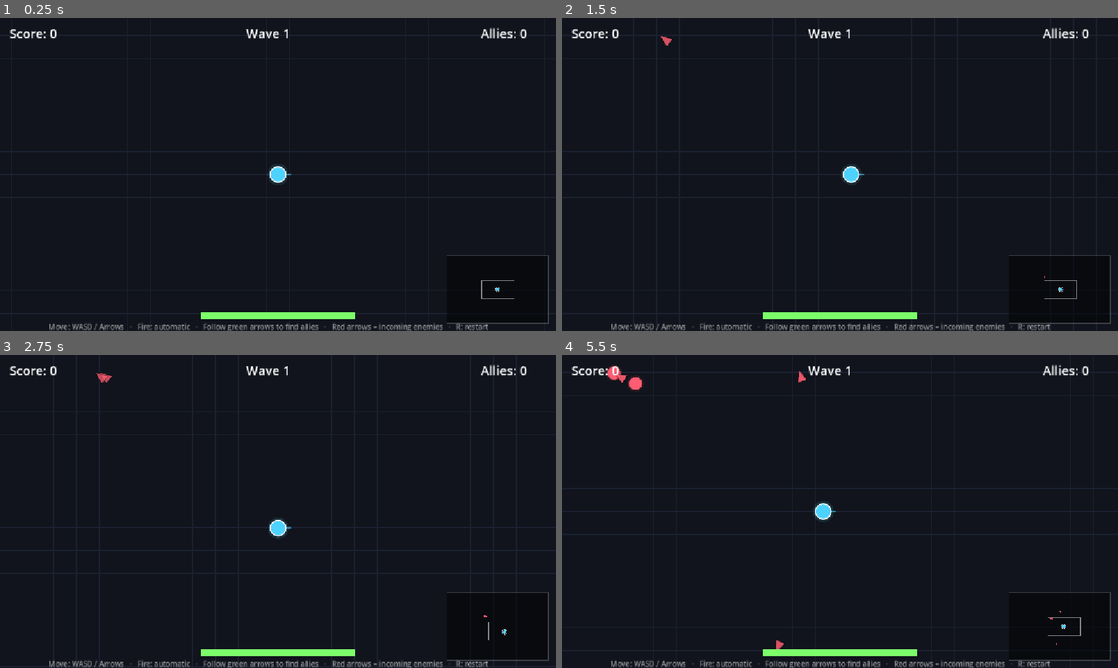
Above: before the commit, frames 1-4 (two rows, left to right).
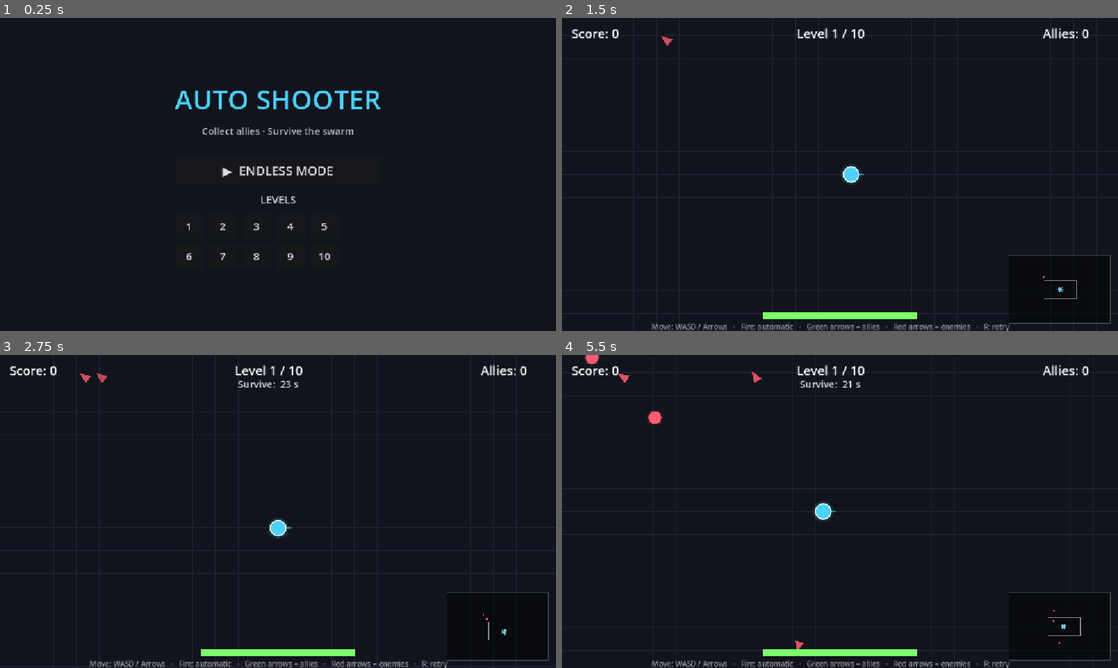
Above: after the commit, the same moments.

Repository: FaizHabibKhan/autoshooter
Game: Godot game, scene res://scenes/Menu.tscn
Same seed, same stepped clock (60 frames per second), same inputs: the game is played once before the commit and once after it. Before the commit the project starts from res://scenes/Main.tscn.
Inputs (mouse positions are in pixels of both pictures, inside the frame that each line leads up to):
- Up to frame 1 (0.25 s): no input
- Up to frame 2 (1.5 s): click (751, 227) at 0.5 s, where only the run after the commit has a clickable "1"; tap Enter at 1.25, 1.35 s; hold D (move_right) from 1.28 s (still down)
- Up to frame 3 (2.75 s): tap Space at 1.52, 1.55, 1.82, 2.1, 2.27, 2.57 s; release D (move_right) at 2.03 s; hold S (move_down) from 2.03 s (still down); tap Enter at 2.3 s
- Up to frame 4 (5.5 s): release S (move_down) at 2.78 s; hold D (move_right) 2.78-3.53 s; tap Enter at 2.85, 3.6, 5.1 s; tap Space at 3.05, 3.77, 4.07, 4.35, 4.52, 4.82, 5.27 s; hold W (move_up) 3.53-4.28 s; hold A (move_left) from 4.28 s (still down); tap R (restart) at 4.9 s

The runs differ from the first frame. In frame 1, 4.2% of the frame differs, in the area x 1-99%, y 3-100%; in frame 2, 1.1%; in frame 3, 1.2%; in frame 4, 1.7%.

Commit message:
Add Endless/Levels modes, start menu, and enemy/ally caps

Diff:
--- a/project.godot
+++ b/project.godot
@@ -16,7 +16,7 @@
 
 config/name="Auto Shooter"
 config/description="Top-down auto-shooter with collectible allies."
-run/main_scene="res://scenes/Main.tscn"
+run/main_scene="res://scenes/Menu.tscn"
 config/features=PackedStringArray("4.7")
 config/icon="res://icon.svg"
 
--- /dev/null
+++ b/scenes/Menu.tscn
@@ -0,0 +1,8 @@
+[gd_scene load_steps=2 format=3]
+
+[ext_resource type="Script" path="res://scripts/menu.gd" id="1"]
+
+[node name="Menu" type="Control"]
+layout_mode = 3
+anchors_preset = 15
+script = ExtResource("1")
--- a/scripts/ally.gd
+++ b/scripts/ally.gd
@@ -45,6 +45,9 @@
 	queue_redraw()
 
 func _collect() -> void:
+	# Safety net for the ally cap (spawner also stops spawning at the cap).
+	if get_tree().get_nodes_in_group("allies").size() >= Config.ALLY_MAX:
+		return
 	state = AllyState.FOLLOWING
 	body_color = Config.COL_ALLY
 	remove_from_group("pickups")
--- a/scripts/config.gd
+++ b/scripts/config.gd
@@ -56,7 +56,7 @@
 const ALLY_FOLLOW_DISTANCE := 46.0      # radius of the ring formation
 const ALLY_FOLLOW_SPEED := 380.0
 const ALLY_FOLLOW_STIFFNESS := 9.0      # how eagerly allies snap to formation
-const ALLY_MAX := 12                    # formation slots before it just stacks
+const ALLY_MAX := 10                    # hard cap on collected allies (perf + balance)
 
 # --- Enemies -----------------------------------------------------------------
 const ENEMY_RADIUS := 14.0
@@ -68,6 +68,8 @@
 const ENEMY_ATTACK_COOLDOWN := 0.6
 const ENEMY_SEPARATION := 26.0          # personal space to avoid perfect stacking
 const ENEMY_TOUCH_SCORE := 10
+const ENEMY_MAX_ALIVE := 60             # hard cap on concurrent enemies (keeps big
+                                        # stages smooth; bump to 75 for denser swarms)
 
 # --- Waves / spawning --------------------------------------------------------
 const WAVE_DURATION := 18.0             # seconds per wave
@@ -98,6 +100,48 @@
 func enemies_per_spawn(wave: int) -> int:
 	return ENEMIES_PER_SPAWN_START + int(float(wave - 1) / 3.0)
 
+# --- Level mode --------------------------------------------------------------
+# 10 hand-tuned levels. Each is a "survive N seconds" objective with rising
+# difficulty. Multipliers scale the base enemy stats/spawn rate. Add more
+# dictionaries here to add levels — everything else adapts automatically.
+#   survive : seconds to survive to clear the level
+#   hp/spd  : enemy health / speed multiplier
+#   rate    : spawn-frequency multiplier (higher = enemies appear faster)
+#   burst   : extra enemies added to each spawn
+const LEVELS := [
+	{"survive": 25.0, "hp": 0.9,  "spd": 0.95, "rate": 1.0, "burst": 0},
+	{"survive": 30.0, "hp": 1.0,  "spd": 1.0,  "rate": 1.1, "burst": 0},
+	{"survive": 35.0, "hp": 1.15, "spd": 1.05, "rate": 1.25, "burst": 1},
+	{"survive": 40.0, "hp": 1.3,  "spd": 1.1,  "rate": 1.4, "burst": 1},
+	{"survive": 45.0, "hp": 1.5,  "spd": 1.15, "rate": 1.6, "burst": 1},
+	{"survive": 50.0, "hp": 1.7,  "spd": 1.2,  "rate": 1.8, "burst": 2},
+	{"survive": 55.0, "hp": 1.95, "spd": 1.28, "rate": 2.0, "burst": 2},
+	{"survive": 60.0, "hp": 2.2,  "spd": 1.35, "rate": 2.25, "burst": 3},
+	{"survive": 70.0, "hp": 2.6,  "spd": 1.45, "rate": 2.5, "burst": 3},
+	{"survive": 80.0, "hp": 3.0,  "spd": 1.55, "rate": 2.8, "burst": 4},
+]
+
+func level_count() -> int:
+	return LEVELS.size()
+
+func level_data(level: int) -> Dictionary:
+	return LEVELS[clampi(level - 1, 0, LEVELS.size() - 1)]
+
+func level_enemy_health(level: int) -> float:
+	return ENEMY_BASE_HP * float(level_data(level)["hp"])
+
+func level_enemy_speed(level: int) -> float:
+	return ENEMY_BASE_SPEED * float(level_data(level)["spd"])
+
+func level_spawn_interval(level: int) -> float:
+	return maxf(SPAWN_INTERVAL_MIN, SPAWN_INTERVAL_START / float(level_data(level)["rate"]))
+
+func level_enemies_per_spawn(level: int) -> int:
+	return ENEMIES_PER_SPAWN_START + int(level_data(level)["burst"])
+
+func level_survive_time(level: int) -> float:
+	return float(level_data(level)["survive"])
+
 # --- Palette (kept central so re-skinning is one edit) -----------------------
 const COL_PLAYER := Color("4dd2ff")
 const COL_ALLY := Color("7CFF6B")
--- a/scripts/enemy.gd
+++ b/scripts/enemy.gd
@@ -17,8 +17,8 @@
 
 func _ready() -> void:
 	add_to_group("enemies")
-	hp = Config.enemy_health(wave)
-	speed = Config.enemy_speed(wave)
+	# hp / speed / score_value are set by the spawner before add_child (per mode
+	# and difficulty), so _ready no longer computes them.
 
 	# On the ENEMY layer (so bullets can find it); masks nothing so it never
 	# gets physically blocked — the swarm feel comes from manual separation.
--- a/scripts/event_bus.gd
+++ b/scripts/event_bus.gd
@@ -20,7 +20,10 @@
 # Meta / HUD
 signal score_changed(score: int)
 signal wave_changed(wave: int)
+signal objective_changed(text: String)          # level-mode objective (e.g. countdown)
 signal game_over(final_score: int, waves_survived: int)
+signal level_completed(level: int, final_score: int)
+signal game_won(final_score: int)
 signal game_restarted
 
 # Juice hooks (FX layer listens to these)
--- a/scripts/game_manager.gd
+++ b/scripts/game_manager.gd
@@ -1,24 +1,33 @@
 # =============================================================================
 #  GameManager.gd  (Autoload singleton)
-#  Holds run state: score, wave, ally count, alive/dead. Owns start/restart.
-#  Keeps no node references beyond what it needs — Main wires the scene.
+#  Owns run state (score, wave/level, ally count) and the two game modes:
+#  ENDLESS (infinite scaling) and LEVELS (10 survive-the-timer stages).
+#  Also owns scene transitions between the menu and the game.
 # =============================================================================
 extends Node
 
-enum State { PLAYING, GAME_OVER }
+enum State { PLAYING, GAME_OVER, LEVEL_CLEARED, WON }
+enum Mode { ENDLESS, LEVELS }
+
+const GAME_SCENE := "res://scenes/Main.tscn"
+const MENU_SCENE := "res://scenes/Menu.tscn"
 
 var state: State = State.PLAYING
+var mode: Mode = Mode.ENDLESS
+var level: int = 1
+
 var score: int = 0
 var wave: int = 1
 var ally_count: int = 0
 var waves_survived: int = 0
 
 func _ready() -> void:
-	# React to gameplay events and keep the canonical state.
 	EventBus.enemy_killed.connect(_on_enemy_killed)
 	EventBus.ally_collected.connect(_on_ally_collected)
 	EventBus.player_died.connect(_on_player_died)
 
+# --- run lifecycle -----------------------------------------------------------
+# Called by Main._ready() every time the game scene loads.
 func reset_run() -> void:
 	state = State.PLAYING
 	score = 0
@@ -28,6 +37,32 @@
 	EventBus.score_changed.emit(score)
 	EventBus.wave_changed.emit(wave)
 
+func start_endless() -> void:
+	mode = Mode.ENDLESS
+	level = 1
+	_change(GAME_SCENE)
+
+func start_level(n: int) -> void:
+	mode = Mode.LEVELS
+	level = clampi(n, 1, Config.level_count())
+	_change(GAME_SCENE)
+
+func retry() -> void:
+	_change(GAME_SCENE)
+
+func next_level() -> void:
+	if mode == Mode.LEVELS and level < Config.level_count():
+		level += 1
+	_change(GAME_SCENE)
+
+func go_to_menu() -> void:
+	_change(MENU_SCENE)
+
+func _change(path: String) -> void:
+	EventBus.game_restarted.emit()
+	get_tree().change_scene_to_file(path)
+
+# --- scoring / wave ----------------------------------------------------------
 func add_score(amount: int) -> void:
 	score += amount
 	EventBus.score_changed.emit(score)
@@ -42,7 +77,19 @@
 func is_playing() -> bool:
 	return state == State.PLAYING
 
-# --- Signal handlers ---------------------------------------------------------
+# --- outcomes ----------------------------------------------------------------
+# Called by the spawner when a level's survive-timer runs out.
+func complete_level() -> void:
+	if state != State.PLAYING:
+		return
+	if level >= Config.level_count():
+		state = State.WON
+		EventBus.game_won.emit(score)
+	else:
+		state = State.LEVEL_CLEARED
+		EventBus.level_completed.emit(level, score)
+
+# --- signal handlers ---------------------------------------------------------
 func _on_enemy_killed(_pos: Vector2, score_value: int) -> void:
 	add_score(score_value)
 
@@ -50,13 +97,8 @@
 	ally_count = total
 
 func _on_player_died() -> void:
-	if state == State.GAME_OVER:
+	if state != State.PLAYING:
 		return
 	state = State.GAME_OVER
 	waves_survived = max(waves_survived, wave)
 	EventBus.game_over.emit(score, waves_survived)
-
-func restart() -> void:
-	reset_run()
-	EventBus.game_restarted.emit()
-	get_tree().reload_current_scene()
--- a/scripts/hud.gd
+++ b/scripts/hud.gd
@@ -1,14 +1,23 @@
 # =============================================================================
-#  hud.gd  —  all on-screen UI, built in code (no fragile .tscn wiring).
-#  Reads purely from EventBus so it stays decoupled from gameplay nodes.
+#  hud.gd  —  all on-screen UI, built in code. Adapts to the active mode
+#  (Endless shows Wave; Levels shows Level + survive countdown) and shows a
+#  result overlay with buttons on game over / level clear / win.
 # =============================================================================
 extends CanvasLayer
 
 var _score_label: Label
-var _wave_label: Label
+var _status_label: Label      # "Wave N" (endless) or "Level N" (levels)
+var _objective_label: Label   # level countdown; empty in endless
 var _ally_label: Label
 var _hp_fill: ColorRect
-var _gameover: Control
+
+# Result overlay
+var _overlay: Control
+var _title: Label
+var _subtitle: Label
+var _btn_next: Button
+var _btn_retry: Button
+var _btn_menu: Button
 
 const BAR_W := 320.0
 const BAR_H := 16.0
@@ -20,42 +29,75 @@
 	_score_label = _make_label(Vector2(20, 14), w, HORIZONTAL_ALIGNMENT_LEFT, 26)
 	_score_label.text = "Score: 0"
 
-	_wave_label = _make_label(Vector2(0, 14), w, HORIZONTAL_ALIGNMENT_CENTER, 26)
-	_wave_label.text = "Wave 1"
+	_status_label = _make_label(Vector2(0, 14), w, HORIZONTAL_ALIGNMENT_CENTER, 26)
+	_objective_label = _make_label(Vector2(0, 46), w, HORIZONTAL_ALIGNMENT_CENTER, 20)
+	_objective_label.modulate = Color(1, 1, 1, 0.85)
 
 	_ally_label = _make_label(Vector2(-20, 14), w, HORIZONTAL_ALIGNMENT_RIGHT, 26)
 	_ally_label.text = "Allies: 0"
 
-	# Health bar (bottom-center)
+	# Mode-specific initial text.
+	if GameManager.mode == GameManager.Mode.LEVELS:
+		_status_label.text = "Level %d / %d" % [GameManager.level, Config.level_count()]
+	else:
+		_status_label.text = "Wave 1"
+
+	# Health bar (bottom-center).
 	var bar_x := (w - BAR_W) * 0.5
 	var bar_y := Config.ARENA_SIZE.y - 40.0
 	_hp_fill = _make_rect(Vector2(bar_x, bar_y), Vector2(BAR_W, BAR_H), Config.COL_ALLY)
 	var hp_bg := _make_rect(Vector2(bar_x, bar_y), Vector2(BAR_W, BAR_H), Color(0, 0, 0, 0.45))
-	# Draw bg behind fill: add bg first, then move fill in front.
 	move_child(hp_bg, 0)
 
 	var hint := _make_label(Vector2(0, Config.ARENA_SIZE.y - 20.0), w, HORIZONTAL_ALIGNMENT_CENTER, 15)
-	hint.text = "Move: WASD / Arrows   ·   Fire: automatic   ·   Follow green arrows to find allies   ·   Red arrows = incoming enemies   ·   R: restart"
+	hint.text = "Move: WASD / Arrows   ·   Fire: automatic   ·   Green arrows = allies   ·   Red arrows = enemies   ·   R: retry"
 	hint.modulate = Color(1, 1, 1, 0.55)
 
-	_build_gameover()
+	_build_overlay()
 
-	# Wire up to the event bus.
 	EventBus.score_changed.connect(func(s): _score_label.text = "Score: %d" % s)
-	EventBus.wave_changed.connect(func(v): _wave_label.text = "Wave %d" % v)
-	EventBus.ally_collected.connect(func(t): _ally_label.text = "Allies: %d" % t)
+	EventBus.wave_changed.connect(_on_wave_changed)
+	EventBus.objective_changed.connect(func(t): _objective_label.text = t)
+	EventBus.ally_collected.connect(func(t): _ally_label.text = "Allies: %d / %d" % [t, Config.ALLY_MAX])
 	EventBus.player_damaged.connect(_on_player_damaged)
 	EventBus.game_over.connect(_on_game_over)
+	EventBus.level_completed.connect(_on_level_completed)
+	EventBus.game_won.connect(_on_game_won)
+
+func _on_wave_changed(v: int) -> void:
+	# Only meaningful in endless mode.
+	if GameManager.mode == GameManager.Mode.ENDLESS:
+		_status_label.text = "Wave %d" % v
 
 func _on_player_damaged(hp: float, max_hp: float) -> void:
 	var frac := clampf(hp / max_hp, 0.0, 1.0)
 	_hp_fill.size = Vector2(BAR_W * frac, BAR_H)
 	_hp_fill.color = Config.COL_ENEMY.lerp(Config.COL_ALLY, frac)
 
+# --- outcomes ----------------------------------------------------------------
 func _on_game_over(final_score: int, waves: int) -> void:
-	var label := _gameover.get_node("Label") as Label
-	label.text = "GAME OVER\n\nScore: %d\nWaves survived: %d\n\nPress R to play again" % [final_score, waves]
-	_gameover.visible = true
+	_title.text = "GAME OVER"
+	if GameManager.mode == GameManager.Mode.LEVELS:
+		_subtitle.text = "Level %d — Score %d" % [GameManager.level, final_score]
+	else:
+		_subtitle.text = "Score %d  ·  Waves survived %d" % [final_score, waves]
+	_show_overlay(false, true, true)
+
+func _on_level_completed(level: int, final_score: int) -> void:
+	_title.text = "LEVEL %d COMPLETE" % level
+	_subtitle.text = "Score %d  ·  Next: Level %d" % [final_score, level + 1]
+	_show_overlay(true, true, true)
+
+func _on_game_won(final_score: int) -> void:
+	_title.text = "YOU WIN!"
+	_subtitle.text = "All %d levels cleared  ·  Score %d" % [Config.level_count(), final_score]
+	_show_overlay(false, true, true)
+
+func _show_overlay(next: bool, retry: bool, menu: bool) -> void:
+	_btn_next.visible = next
+	_btn_retry.visible = retry
+	_btn_menu.visible = menu
+	_overlay.visible = true
 
 # --- builders ----------------------------------------------------------------
 func _make_label(pos: Vector2, width: float, align: int, font_size: int) -> Label:
@@ -75,22 +117,57 @@
 	add_child(r)
 	return r
 
-func _build_gameover() -> void:
-	_gameover = Control.new()
-	_gameover.set_anchors_preset(Control.PRESET_FULL_RECT)
-	_gameover.visible = false
-	add_child(_gameover)
+func _build_overlay() -> void:
+	_overlay = Control.new()
+	_overlay.set_anchors_preset(Control.PRESET_FULL_RECT)
+	_overlay.visible = false
+	add_child(_overlay)
 
 	var dim := ColorRect.new()
 	dim.set_anchors_preset(Control.PRESET_FULL_RECT)
-	dim.color = Color(0, 0, 0, 0.6)
-	_gameover.add_child(dim)
+	dim.color = Color(0, 0, 0, 0.66)
+	_overlay.add_child(dim)
 
-	var label := Label.new()
-	label.name = "Label"
-	label.set_anchors_preset(Control.PRESET_FULL_RECT)
-	label.horizontal_alignment = HORIZONTAL_ALIGNMENT_CENTER
-	label.vertical_alignment = VERTICAL_ALIGNMENT_CENTER
-	label.add_theme_font_size_override("font_size", 40)
-	label.text = "GAME OVER"
-	_gameover.add_child(label)
+	var center := CenterContainer.new()
+	center.set_anchors_preset(Control.PRESET_FULL_RECT)
+	_overlay.add_child(center)
+
+	var vbox := VBoxContainer.new()
+	vbox.alignment = BoxContainer.ALIGNMENT_CENTER
+	vbox.add_theme_constant_override("separation", 16)
+	center.add_child(vbox)
+
+	_title = Label.new()
+	_title.horizontal_alignment = HORIZONTAL_ALIGNMENT_CENTER
+	_title.add_theme_font_size_override("font_size", 46)
+	vbox.add_child(_title)
+
+	_subtitle = Label.new()
+	_subtitle.horizontal_alignment = HORIZONTAL_ALIGNMENT_CENTER
+	_subtitle.add_theme_font_size_override("font_size", 22)
+	_subtitle.modulate = Color(1, 1, 1, 0.85)
+	vbox.add_child(_subtitle)
+
+	var row := HBoxContainer.new()
+	row.alignment = BoxContainer.ALIGNMENT_CENTER
+	row.add_theme_constant_override("separation", 14)
+	vbox.add_child(row)
+
+	_btn_next = _make_button("Next ▶")
+	_btn_next.pressed.connect(func(): GameManager.next_level())
+	row.add_child(_btn_next)
+
+	_btn_retry = _make_button("Retry (R)")
+	_btn_retry.pressed.connect(func(): GameManager.retry())
+	row.add_child(_btn_retry)
+
+	_btn_menu = _make_button("Menu")
+	_btn_menu.pressed.connect(func(): GameManager.go_to_menu())
+	row.add_child(_btn_menu)
+
+func _make_button(text: String) -> Button:
+	var b := Button.new()
+	b.text = text
+	b.custom_minimum_size = Vector2(150, 48)
+	b.add_theme_font_size_override("font_size", 20)
+	return b
--- a/scripts/main.gd
+++ b/scripts/main.gd
@@ -88,7 +88,7 @@
 		_camera.offset = Vector2.ZERO
 
 	if not GameManager.is_playing() and Input.is_action_just_pressed("restart"):
-		GameManager.restart()
+		GameManager.retry()
 
 func _draw() -> void:
 	# Background: fill, subtle grid, border across the whole world.
--- /dev/null
+++ b/scripts/menu.gd
@@ -0,0 +1,73 @@
+# =============================================================================
+#  menu.gd  —  start screen. Pick Endless or one of the 10 levels. Built in
+#  code (no fragile .tscn wiring) and adapts to Config.level_count().
+# =============================================================================
+extends Control
+
+func _ready() -> void:
+	set_anchors_preset(Control.PRESET_FULL_RECT)
+
+	var bg := ColorRect.new()
+	bg.set_anchors_preset(Control.PRESET_FULL_RECT)
+	bg.color = Config.COL_BG
+	add_child(bg)
+
+	var center := CenterContainer.new()
+	center.set_anchors_preset(Control.PRESET_FULL_RECT)
+	add_child(center)
+
+	var vbox := VBoxContainer.new()
+	vbox.alignment = BoxContainer.ALIGNMENT_CENTER
+	vbox.add_theme_constant_override("separation", 14)
+	center.add_child(vbox)
+
+	var title := Label.new()
+	title.text = "AUTO SHOOTER"
+	title.horizontal_alignment = HORIZONTAL_ALIGNMENT_CENTER
+	title.add_theme_font_size_override("font_size", 56)
+	title.add_theme_color_override("font_color", Config.COL_PLAYER)
+	vbox.add_child(title)
+
+	var subtitle := Label.new()
+	subtitle.text = "Collect allies · Survive the swarm"
+	subtitle.horizontal_alignment = HORIZONTAL_ALIGNMENT_CENTER
+	subtitle.add_theme_font_size_override("font_size", 20)
+	subtitle.modulate = Color(1, 1, 1, 0.7)
+	vbox.add_child(subtitle)
+
+	vbox.add_child(_spacer(10))
+
+	var endless := Button.new()
+	endless.text = "▶  ENDLESS MODE"
+	endless.custom_minimum_size = Vector2(320, 60)
+	endless.add_theme_font_size_override("font_size", 26)
+	endless.pressed.connect(func(): GameManager.start_endless())
+	vbox.add_child(endless)
+
+	var levels_label := Label.new()
+	levels_label.text = "LEVELS"
+	levels_label.horizontal_alignment = HORIZONTAL_ALIGNMENT_CENTER
+	levels_label.add_theme_font_size_override("font_size", 22)
+	levels_label.modulate = Color(1, 1, 1, 0.85)
+	vbox.add_child(levels_label)
+
+	# Grid of level buttons (5 per row), driven by Config.level_count().
+	var grid := GridContainer.new()
+	grid.columns = 5
+	grid.add_theme_constant_override("h_separation", 10)
+	grid.add_theme_constant_override("v_separation", 10)
+	vbox.add_child(grid)
+
+	for n in range(1, Config.level_count() + 1):
+		var b := Button.new()
+		b.text = str(n)
+		b.custom_minimum_size = Vector2(60, 52)
+		b.add_theme_font_size_override("font_size", 22)
+		var lvl := n   # capture by value
+		b.pressed.connect(func(): GameManager.start_level(lvl))
+		grid.add_child(b)
+
+func _spacer(h: int) -> Control:
+	var c := Control.new()
+	c.custom_minimum_size = Vector2(0, h)
+	return c
--- a/scripts/spawner.gd
+++ b/scripts/spawner.gd
@@ -1,7 +1,8 @@
 # =============================================================================
-#  spawner.gd  —  drives waves. Spawns enemies from a ring outside the screen
-#  ("from all directions") and periodically drops collectible allies inside.
-#  Difficulty scales with the wave number via Config helpers.
+#  spawner.gd  —  drives both modes.
+#   ENDLESS: waves scale forever with GameManager.wave.
+#   LEVELS : a per-level survive timer + difficulty from Config.LEVELS.
+#  Enforces the enemy and ally caps so large stages stay smooth.
 # =============================================================================
 extends Node
 
@@ -11,11 +12,31 @@
 var _spawn_t: float = 0.6
 var _wave_t: float = 0.0
 var _pickup_t: float = Config.PICKUP_FIRST_DELAY
+var _level_time_left: float = 0.0
+var _last_shown_sec: int = -1
+
+func _ready() -> void:
+	if GameManager.mode == GameManager.Mode.LEVELS:
+		_level_time_left = Config.level_survive_time(GameManager.level)
+		_emit_objective()
 
 func _physics_process(delta: float) -> void:
 	if not GameManager.is_playing():
 		return
 
+	if GameManager.mode == GameManager.Mode.LEVELS:
+		_tick_level(delta)
+	else:
+		_tick_endless(delta)
+
+	# Ally pickups behave the same in both modes.
+	_pickup_t -= delta
+	if _pickup_t <= 0.0:
+		_try_spawn_pickup()
+		_pickup_t = Config.PICKUP_INTERVAL
+
+# --- ENDLESS -----------------------------------------------------------------
+func _tick_endless(delta: float) -> void:
 	_wave_t += delta
 	if _wave_t >= Config.WAVE_DURATION:
 		_wave_t = 0.0
@@ -23,28 +44,54 @@
 
 	_spawn_t -= delta
 	if _spawn_t <= 0.0:
-		_spawn_enemies()
-		_spawn_t = Config.spawn_interval(GameManager.wave)
+		var w := GameManager.wave
+		_spawn_batch(Config.enemies_per_spawn(w), Config.enemy_health(w), Config.enemy_speed(w))
+		_spawn_t = Config.spawn_interval(w)
 
-	_pickup_t -= delta
-	if _pickup_t <= 0.0:
-		_try_spawn_pickup()
-		_pickup_t = Config.PICKUP_INTERVAL
+# --- LEVELS ------------------------------------------------------------------
+func _tick_level(delta: float) -> void:
+	_level_time_left -= delta
+	if int(ceil(maxf(_level_time_left, 0.0))) != _last_shown_sec:
+		_emit_objective()
+	if _level_time_left <= 0.0:
+		GameManager.complete_level()
+		return
 
-func _spawn_enemies() -> void:
+	_spawn_t -= delta
+	if _spawn_t <= 0.0:
+		var lv := GameManager.level
+		_spawn_batch(Config.level_enemies_per_spawn(lv), Config.level_enemy_health(lv), Config.level_enemy_speed(lv))
+		_spawn_t = Config.level_spawn_interval(lv)
+
+func _emit_objective() -> void:
+	_last_shown_sec = int(ceil(maxf(_level_time_left, 0.0)))
+	EventBus.objective_changed.emit("Survive:  %d s" % _last_shown_sec)
+
+# --- shared spawning ---------------------------------------------------------
+func _spawn_batch(count: int, hp: float, speed: float) -> void:
 	var container := get_tree().get_first_node_in_group("enemy_container")
 	if container == null:
 		return
-	var count := Config.enemies_per_spawn(GameManager.wave)
+	# Enforce the hard cap on concurrent enemies.
+	var alive := get_tree().get_nodes_in_group("enemies").size()
+	var allowed := Config.ENEMY_MAX_ALIVE - alive
+	count = min(count, allowed)
+	if count <= 0:
+		return
 	for i in count:
 		var e := EnemyScene.instantiate()
-		e.wave = GameManager.wave
+		e.hp = hp
+		e.speed = speed
+		e.score_value = Config.ENEMY_TOUCH_SCORE
 		e.position = _ring_point()
 		container.add_child(e)
 
 func _try_spawn_pickup() -> void:
 	var container := get_tree().get_first_node_in_group("pickup_container")
 	if container == null:
+		return
+	# Never exceed the ally cap, and keep only a few on the field at once.
+	if get_tree().get_nodes_in_group("allies").size() >= Config.ALLY_MAX:
 		return
 	if get_tree().get_nodes_in_group("pickups").size() >= Config.PICKUP_MAX_ON_FIELD:
 		return
Not shown, changed: README.md
